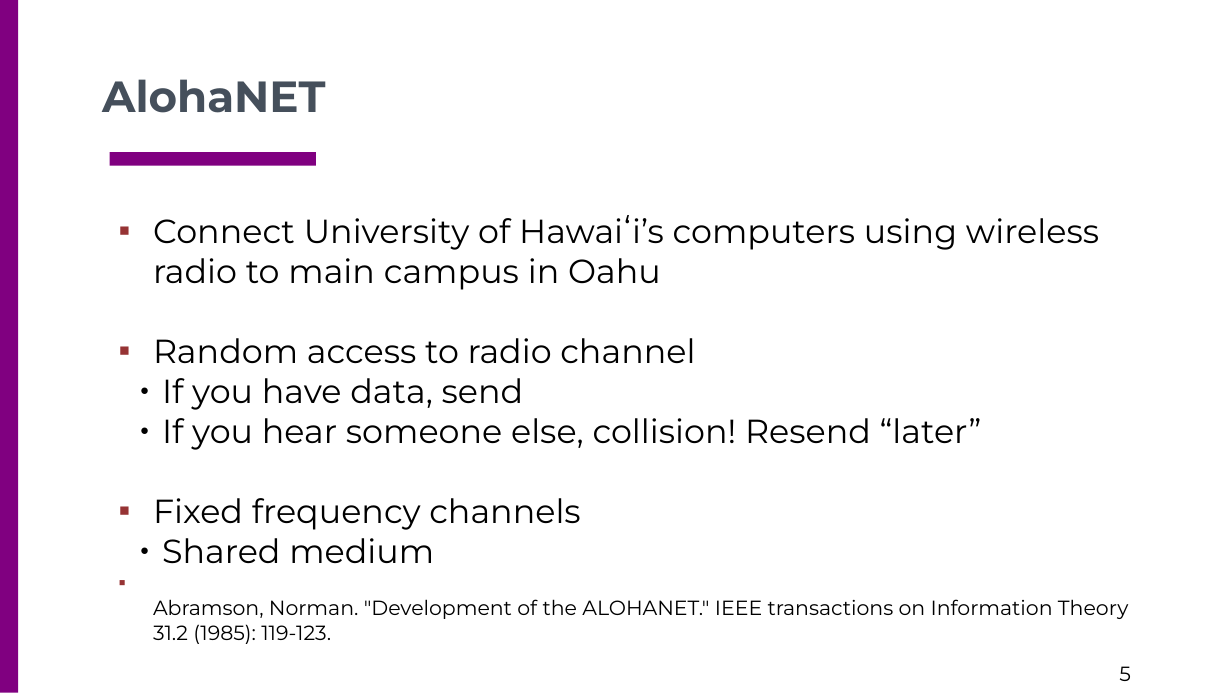
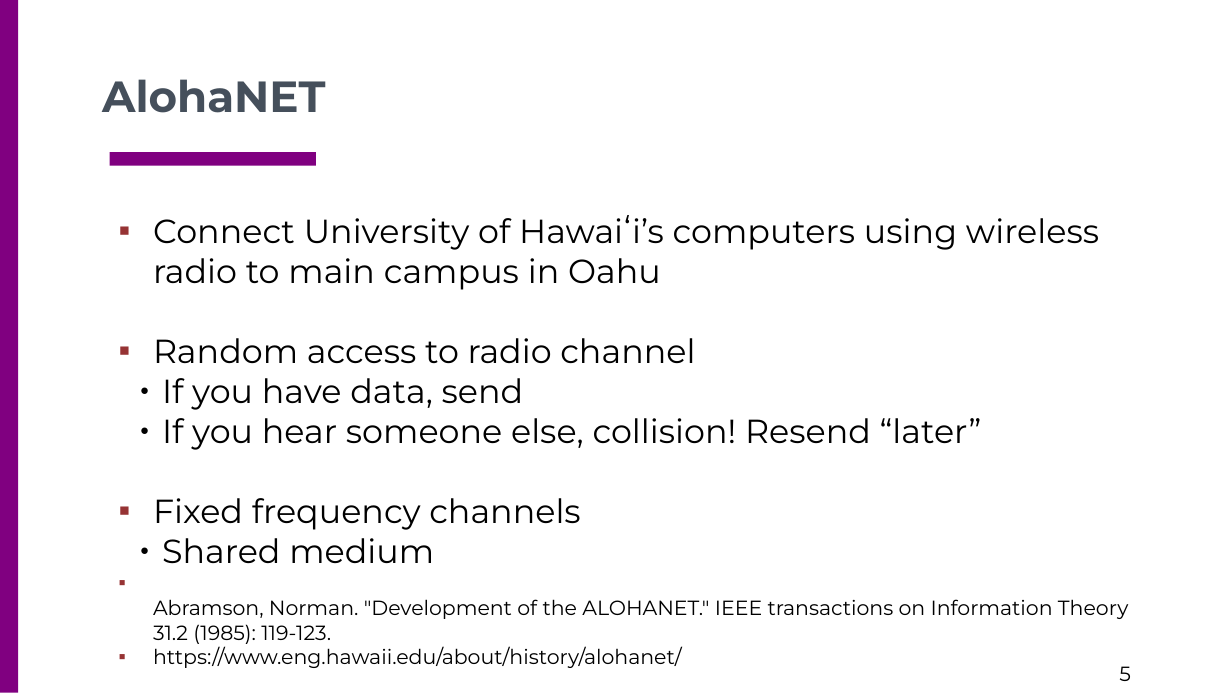
Before and after one commit to csc4200/csc4200.github.io, a slide deck: slide 5 of docs/lectures_source/class_slides-5.odp. Drawn at 1232x693 pixels with LibreOffice and Linux fonts; fonts in the diff are those of the drawing. Boxes give left, top, right and bottom in pixels: in the first picture for what was removed or moved away, otherwise in the second. Text is boxed around its words. In the diff, an @@ line names an element or a change of style, - is before the commit and + after.

```diff
--- a/docs/lectures_source/class_slides-5.odp
+++ b/docs/lectures_source/class_slides-5.odp
@@ text at [153,646,682,668]: paragraph added @@
+▪ https://www.eng.hawaii.edu/about/history/alohanet/
```
Also in this commit, not shown: 6 other slides changed, 2 slides added, 38 other files.
